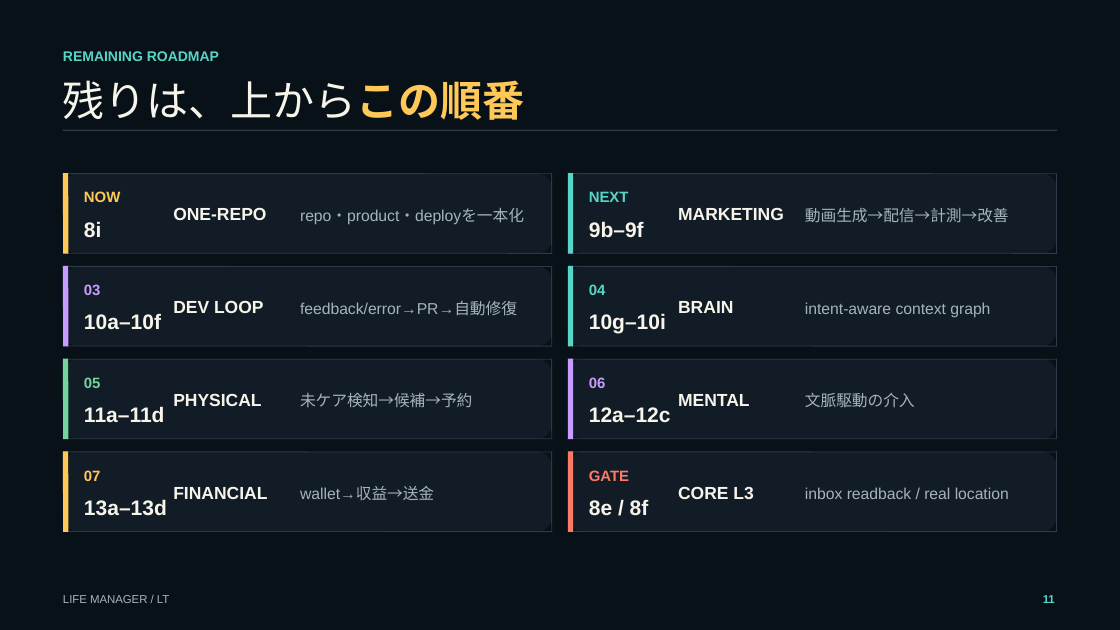
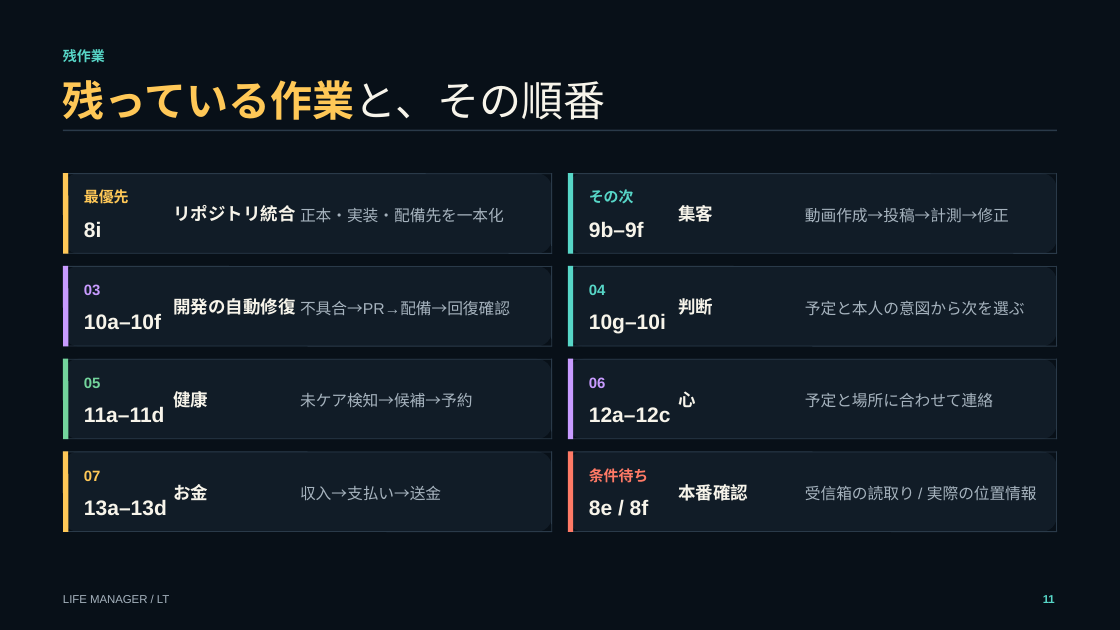
Before and after one commit to Daisuke134/anicca, a slide deck: slide 11 of docs/slides/life-manager-lt-2026-07-28/life-manager-lt-ja-2026-07-28.pptx. Drawn at 1120x630 pixels with LibreOffice and Linux fonts; fonts in the diff are those of the drawing. Boxes give left, top, right and bottom in pixels: in the first picture for what was removed or moved away, otherwise in the second. Text is boxed around its words. In the diff, an @@ line names an element or a change of style, - is before the commit and + after.

```diff
--- a/docs/slides/life-manager-lt-2026-07-28/life-manager-lt-ja-2026-07-28.pptx
+++ b/docs/slides/life-manager-lt-2026-07-28/life-manager-lt-ja-2026-07-28.pptx
@@ text at bbox=[63, 49, 105, 62]: text changed @@
-REMAINING ROADMAP
+残作業
@@ text at bbox=[63, 80, 605, 120]: text changed; text colour #F7F4EA to #FFC857; bold on @@
-残りは、上からこの順番
+残っている作業と、その順番
@@ text at bbox=[84, 189, 129, 204]: text changed @@
-NOW
+最優先
@@ text at bbox=[173, 205, 295, 222]: text changed @@
-ONE-REPO
+リポジトリ統合
@@ text at bbox=[300, 208, 504, 222]: text changed @@
-repo・product・deployを一本化
+正本・実装・配備先を一本化
@@ text at bbox=[589, 189, 634, 204]: text changed @@
-NEXT
+その次
@@ text at bbox=[678, 205, 713, 222]: text changed @@
-MARKETING
+集客
@@ text at bbox=[805, 208, 1009, 223]: text changed @@
-動画生成→配信→計測→改善
+動画作成→投稿→計測→修正
@@ text at bbox=[173, 298, 295, 315]: text changed @@
-DEV LOOP
+開発の自動修復
@@ text at bbox=[678, 298, 713, 315]: text changed @@
-BRAIN
+判断
@@ text at bbox=[300, 301, 510, 315]: text changed @@
-feedback/error→PR→自動修復
+不具合→PR→配備→回復確認
@@ text at bbox=[805, 301, 1025, 315]: text changed @@
-intent-aware context graph
+予定と本人の意図から次を選ぶ
@@ text at bbox=[173, 388, 208, 411]: text changed @@
-PHYSICAL
+健康
@@ text at bbox=[678, 391, 695, 408]: text changed @@
-MENTAL
+心
@@ text at bbox=[805, 393, 993, 407]: text changed @@
-文脈駆動の介入
+予定と場所に合わせて連絡
@@ text at bbox=[589, 468, 648, 483]: text changed @@
-GATE
+条件待ち
@@ text at bbox=[173, 484, 208, 501]: text changed @@
-FINANCIAL
+お金
@@ text at bbox=[300, 486, 441, 501]: text changed @@
-wallet→収益→送金
+収入→支払い→送金
@@ text at bbox=[678, 484, 748, 501]: text changed @@
-CORE L3
+本番確認
@@ text at bbox=[805, 486, 1037, 500]: text changed @@
-inbox readback / real location
+受信箱の読取り / 実際の位置情報
```
Also in this commit, not shown: 11 other slides changed, 2 slides added, 2 slides removed, 18 other files.
